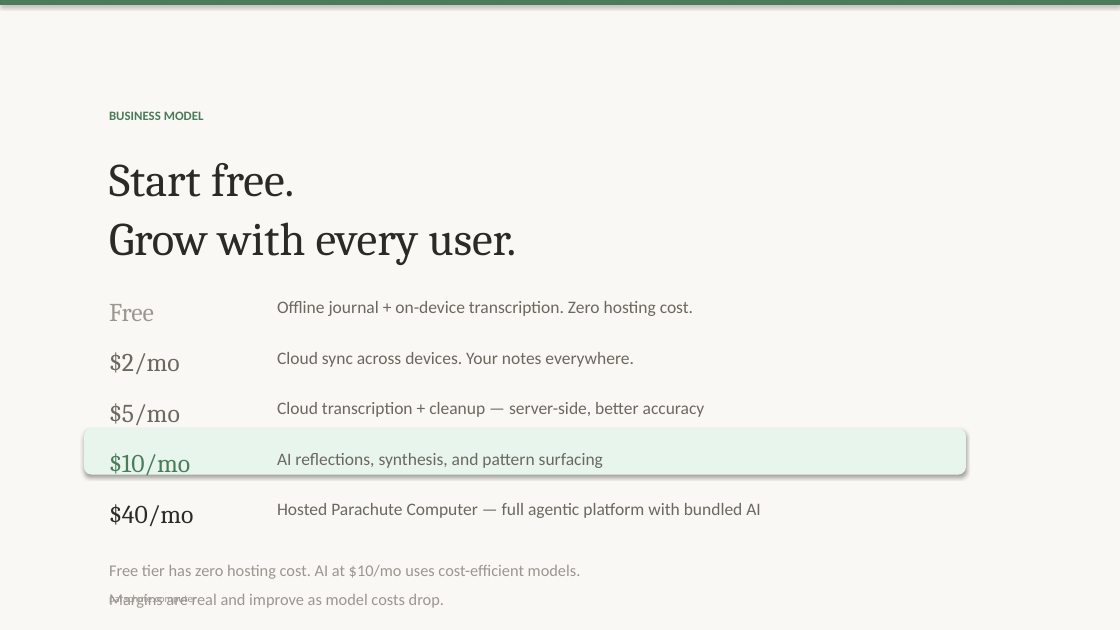
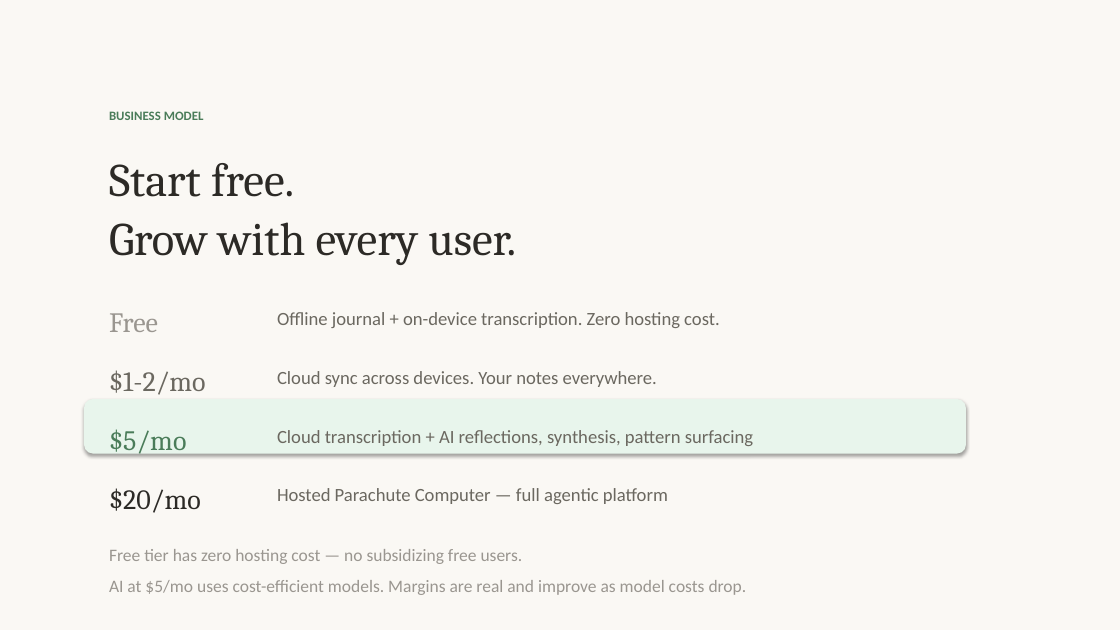
Before and after one commit to OpenParachutePBC/parachute-computer, a slide deck: slide 8 of nvc-pitch-deck.pptx (slide 6 before the commit). Drawn at 1120x630 pixels with LibreOffice and Linux fonts; fonts in the diff are those of the drawing. Boxes give left, top, right and bottom in pixels: in the first picture for what was removed or moved away, otherwise in the second. Text is boxed around its words. In the diff, an @@ line names an element or a change of style, - is before the commit and + after.

```diff
--- a/nvc-pitch-deck.pptx
+++ b/nvc-pitch-deck.pptx
@@ rectangle removed at (0, 0, 1120, 5) @@
@@ text "Free": place and size @@
-text "Free" at (109, 304, 154, 321)
+text "Free" at (109, 313, 158, 332)
@@ text "Free" at (109, 313, 158, 332): size 22 to 24 pt @@
@@ text "Offline journal + on-device transcription. ...": place and size @@
-text "Offline journal + on-device transcription. ..." at (277, 301, 693, 316)
+text "Offline journal + on-device transcription. ..." at (277, 312, 720, 328)
@@ text "Offline journal + on-device transcription. ..." at (277, 312, 720, 328): size 15 to 16 pt @@
@@ text "Cloud sync across devices. Your ..." at (277, 371, 657, 387): size 15 to 16 pt @@
@@ text "Cloud sync across devices. Your ...": place and size @@
-text "Cloud sync across devices. Your ..." at (277, 352, 634, 367)
+text "Cloud sync across devices. Your ..." at (277, 371, 657, 387)
@@ text at (109, 370, 206, 395): text changed; size 22 to 24 pt @@
-$2/mo
+$1-2/mo
@@ rounded rectangle: place and size @@
-rounded rectangle at (84, 429, 966, 475)
+rounded rectangle at (84, 399, 966, 454)
@@ text "$5/mo": place and size @@
-text "$5/mo" at (109, 403, 180, 425)
+text "$5/mo" at (109, 429, 186, 456)
@@ text "$5/mo" at (109, 429, 186, 456): size 22 to 24 pt, text colour #6B6860 to #4A7C59 @@
@@ text removed at (277, 402, 705, 417) @@
-Cloud transcription + cleanup — server-side, better accuracy
@@ text at (277, 430, 753, 446): text changed; size 15 to 16 pt @@
-AI reflections, synthesis, and pattern surfacing
+Cloud transcription + AI reflections, synthesis, pattern surfacing
@@ text removed at (109, 453, 190, 478) @@
-$10/mo
@@ text at (109, 488, 201, 513): text changed; size 22 to 24 pt @@
-$40/mo
+$20/mo
@@ text at (277, 488, 668, 504): text changed; size 15 to 16 pt @@
-Hosted Parachute Computer — full agentic platform with bundled AI
+Hosted Parachute Computer — full agentic platform
@@ text at (109, 549, 747, 595): text changed; size 14 to 15 pt @@
-Free tier has zero hosting cost. AI at $10/mo uses cost-efficient models.
-Margins are real and improve as model costs drop.
+Free tier has zero hosting cost — no subsidizing free users.
+AI at $5/mo uses cost-efficient models. Margins are real and improve as model costs drop.
@@ text removed at (109, 594, 196, 606) @@
-parachute.computer
```
Also in this commit, not shown: 7 other slides changed, 3 slides added, 1 slide removed, 2 other files.
